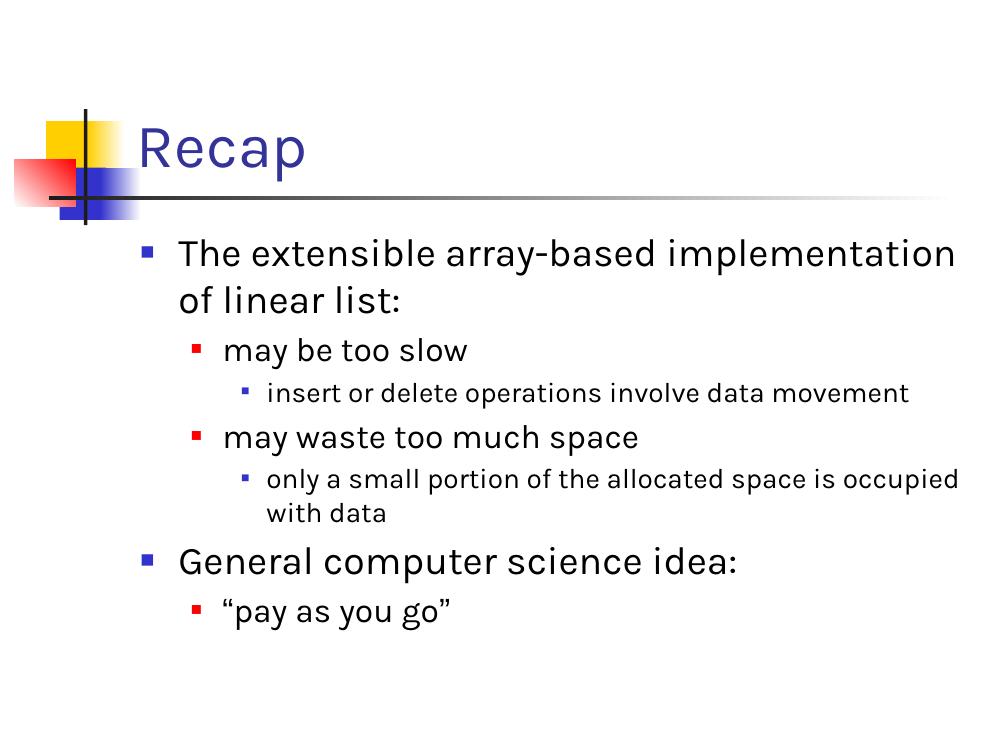
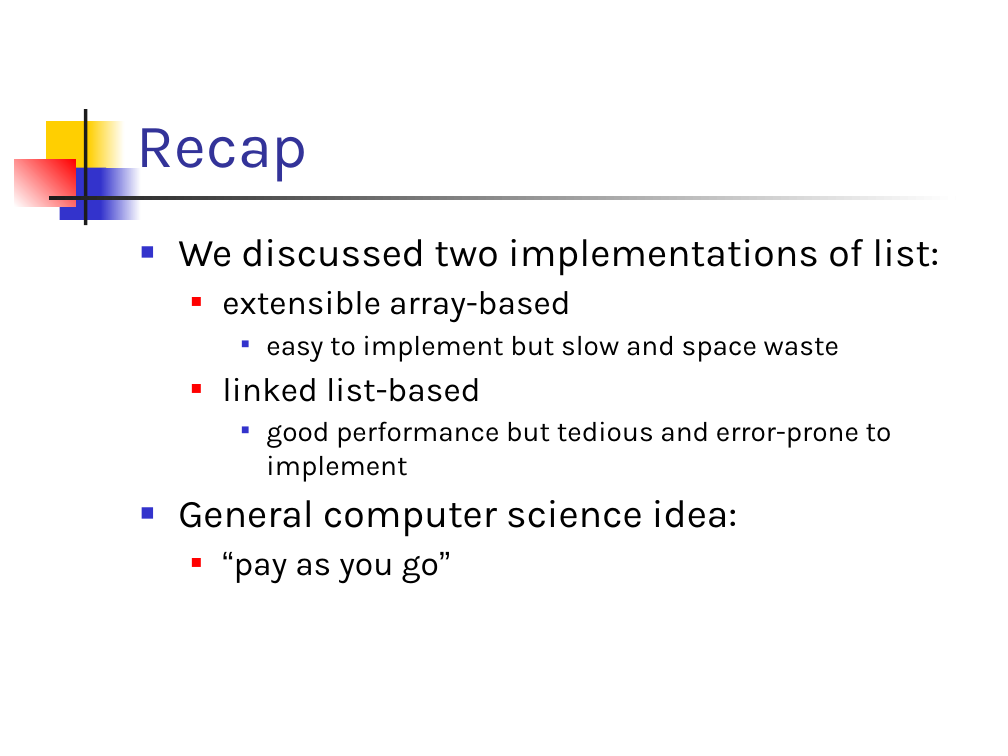
Before and after one commit to csslab-ustc/csslab-ustc.github.io, a slide deck: slide 2 of courses/sysprog/slides/lec13-funList.pptx. Drawn at 1008x756 pixels with LibreOffice and Linux fonts; fonts in the diff are those of the drawing. Boxes give left, top, right and bottom in pixels: in the first picture for what was removed or moved away, otherwise in the second. Text is boxed around its words. In the diff, an @@ line names an element or a change of style, - is before the commit and + after.

```diff
--- a/courses/sysprog/slides/lec13-funList.pptx
+++ b/courses/sysprog/slides/lec13-funList.pptx
@@ text at (x1=178, y1=239, x2=939, y2=482): text changed @@
-■ The extensible array-based implementation of linear list:
-  ■ may be too slow
-    ■ insert or delete operations involve data movement
-  ■ may waste too much space
-    ■ only a small portion of the allocated space is occupied with data
+■ We discussed two implementations of list:
+  ■ extensible array-based
+    ■ easy to implement but slow and space waste
+  ■ linked list-based
+    ■ good performance but tedious and error-prone to implement
```
Also in this commit, not shown: 11 other slides changed, 1 slide removed, 10 other files.
